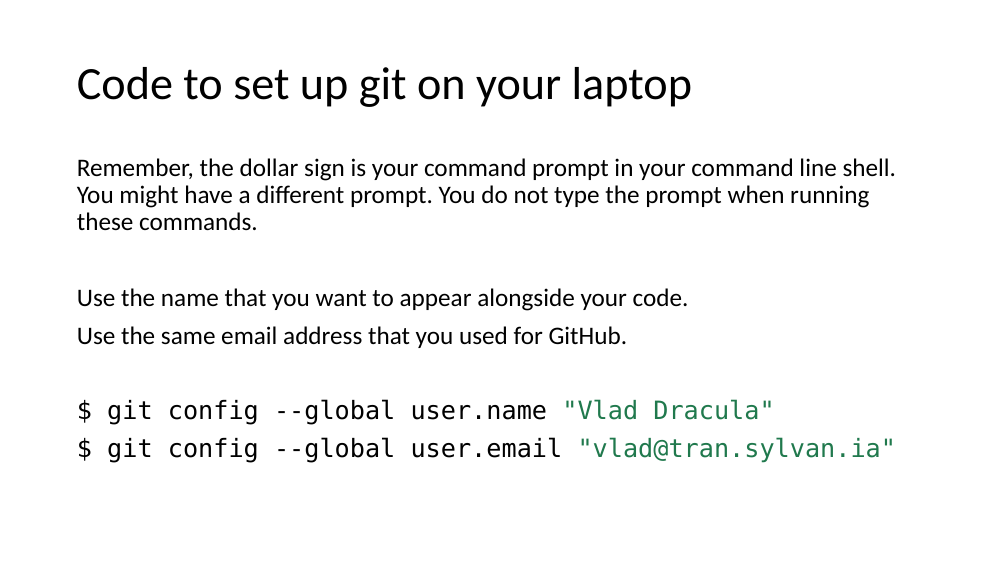
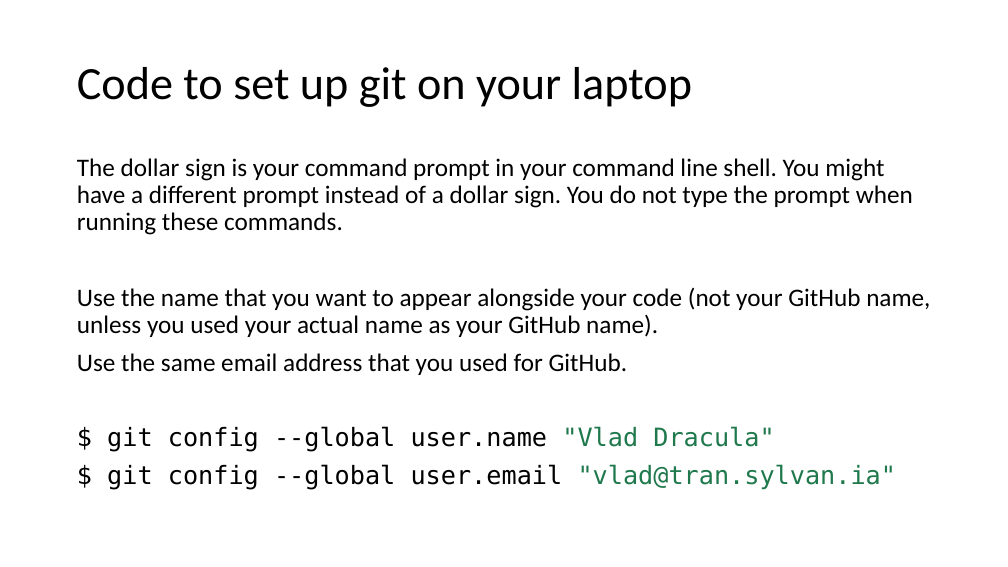
Before and after one commit to nuitrcs/introGit, a slide deck: slide 4 of introGit.pptx (slide 3 before the commit). Drawn at 1008x567 pixels with LibreOffice and Linux fonts; fonts in the diff are those of the drawing. Boxes give left, top, right and bottom in pixels: in the first picture for what was removed or moved away, otherwise in the second. Text is boxed around its words. In the diff, an @@ line names an element or a change of style, - is before the commit and + after.

Commit message:
Made changes for 2024, 2FA instead of SSH

```diff
--- a/introGit.pptx
+++ b/introGit.pptx
@@ text at [77, 158, 930, 337]: text changed @@
-Remember, the dollar sign is your command prompt in your command line shell. You might have a different prompt. You do not type the prompt when running these commands.
-Use the name that you want to appear alongside your code.
+The dollar sign is your command prompt in your command line shell. You might have a different prompt instead of a dollar sign. You do not type the prompt when running these commands.
+Use the name that you want to appear alongside your code (not your GitHub name, unless you used your actual name as your GitHub name).
```
Also in this commit, not shown: 8 other slides changed, 4 slides added, 2 slides removed.
